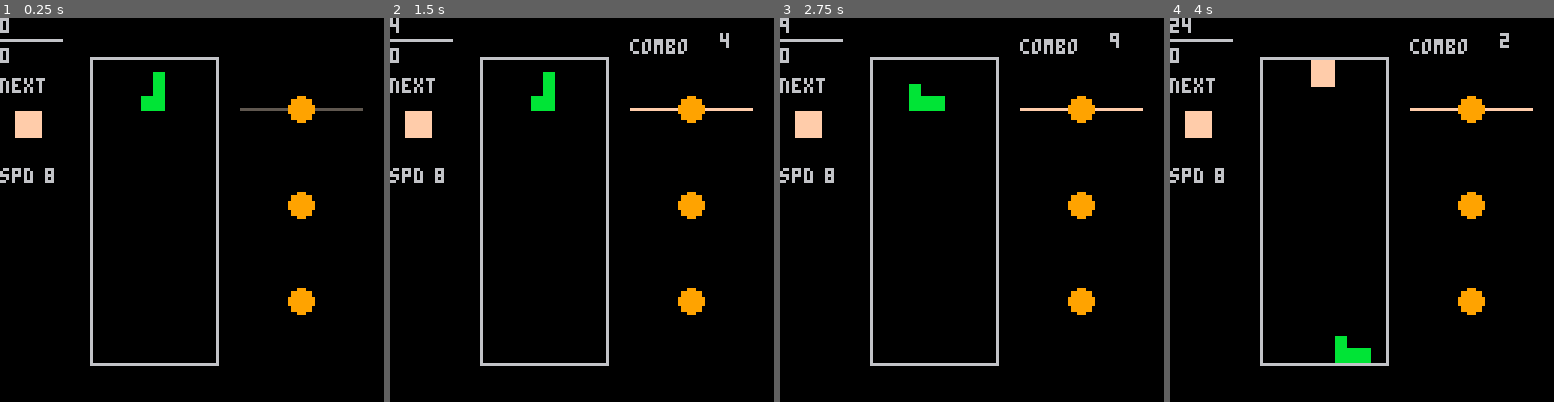
Above: before the commit, frames 1-4 (left to right).
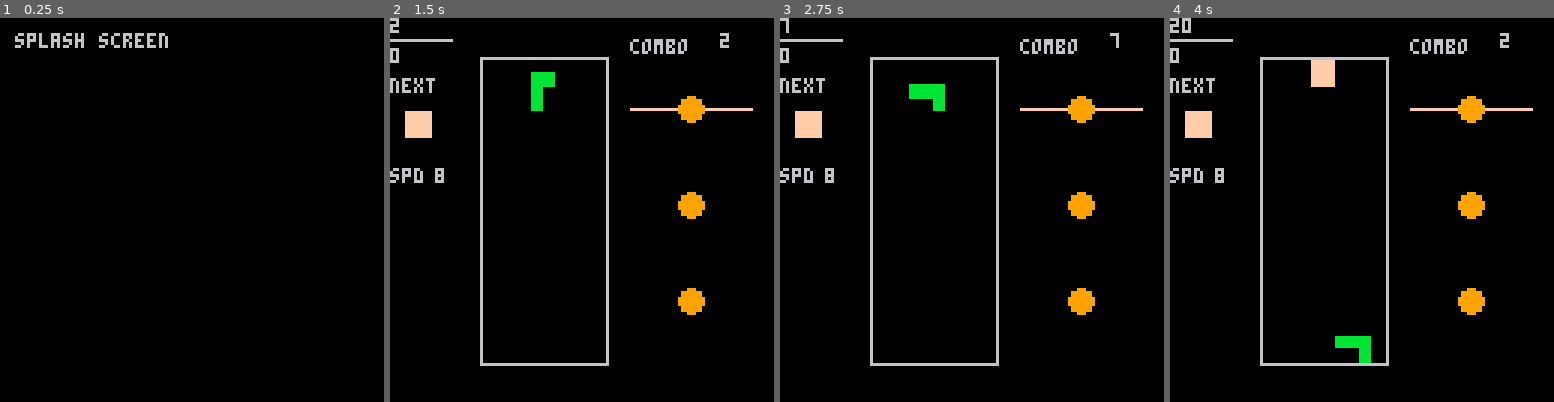
Above: after the commit, the same moments.

Repository: Achifaifa/line-input
Game: PICO-8 cartridge lineinput.p8
Two runs of this game, one before a commit and one after it. Both use one fixed random seed, a clock stepped at 60 frames per second and the inputs below.
Inputs:
- Up to frame 1 (0.25 s): no input
- Up to frame 2 (1.5 s): tap O (Z key) at 0.33, 0.7, 1.43 s; tap X (X key) at 1.07 s
- Up to frame 3 (2.75 s): hold Left 1.97-2.37 s; tap X (X key) at 2.07, 2.4, 2.73 s; tap O (Z key) at 2.22 s; hold Down from 2.42 s (still down)
- Up to frame 4 (4 s): release Down at 2.82 s; hold Right 2.87-3.53 s; tap X (X key) at 3.07, 3.4, 3.73 s; tap O (Z key) at 3.1, 3.98 s; hold Up from 3.58 s (still down)

The runs differ from the first frame. In frame 1, 5.3% of the frame differs, in the area x 0-95%, y 0-91%; in frame 2, 0.5%; in frame 3, 0.4%; in frame 4, 0.5%.

Commit message:
Update lineinput.p8

Diff:
--- a/lineinput.p8
+++ b/lineinput.p8
@@ -18,12 +18,15 @@
   --1: title screen
   --2: Normal game
   --3: Game over screen
-  state=2 --start directly on game (testing)
+  state=0
   --BGM selection (default at 1)
   bgm=1
   --beat data, one array of notes for each song (selectable with bgm variable)
   --should probably figure out a better way
-  beatdata={{1,0,0,0,1,0,0,0,1,0,0,0,2,0,0,0,1,0,0,0,1,0,0,0,1,0,0,0,2,0,0,0}}
+  beatdata={{1,0,0,0,1,0,0,0,1,0,0,0,2,0,0,0,1,0,0,0,1,0,0,0,1,0,0,0,2,0,0,0},
+            {1,0,0,0,1,0,0,0,1,0,0,0,2,0,0,0,1,0,0,0,1,0,0,0,1,0,0,0,2,0,0,0},
+            {1,0,0,0,1,0,0,0,1,0,0,0,2,0,0,0,1,0,0,0,1,0,0,0,1,0,0,0,2,0,0,0}}
+  bgmlocation={48,48,0}--pattern location of songs
 
   --Piece list
   pieces={}
@@ -38,7 +41,8 @@
   missedcolours={15,11,9,8,5}
 
   --previous game init for testing
-  initgame()
+  --state=2
+  --initgame()
 end
 
 --initialize game state, should be called before every game
@@ -75,7 +79,7 @@
   end
 
   --play music
-  music(bgm-1) --this one starts on zero because why not
+  music(bgmlocation[bgm]) --this one starts on zero because why not
 end
 
 function draw_block_area()
@@ -161,10 +165,25 @@
   end
   --main menu
   if (state==1) then
-    print ("line input",40,45)
-    print ("bgm [1] 2 3", 38, 55)
-    print ("spd [1] 2 3", 38, 60)
-    print ("press x to start", 27, 65)
+
+    --audio line sprites
+    for i=0,6+bgm do
+      spr(1, i*8,60)
+    end
+    spr(0, 56+(8*bgm),60)
+    spr(2, 56+(8*bgm),52)
+    spr(3, 64,52)
+    spr(3, 72,52)
+    spr(3, 80,52)
+
+    --title card sprites
+    spr(16, 40,35)
+    spr(17, 48,35)
+    spr(18, 56,35)
+    spr(19, 64,35)
+
+    --bgm selection
+    print ("\139 bgm \145", 22, 52)
   end
   --game loop
   if (state==2) then
@@ -446,7 +465,14 @@
 
   --title to game
   if(state==1)then
-    if(btnp(4)) then
+    if(btnp(0))do --left
+      bgm=((bgm+1)%3)+1
+    end
+    if(btnp(1))do --right
+      debug("bla")
+      bgm=((bgm+3)%3)+1
+    end
+    if(btnp(4))do
       state=state+1
       initgame()
     end
Not shown, changed: 145 lines of the sprite sheet (__gfx__) section of lineinput.p8
Not shown, changed: the music (__music__) section of lineinput.p8
Not shown, changed: the sound effects (__sfx__) section of lineinput.p8
